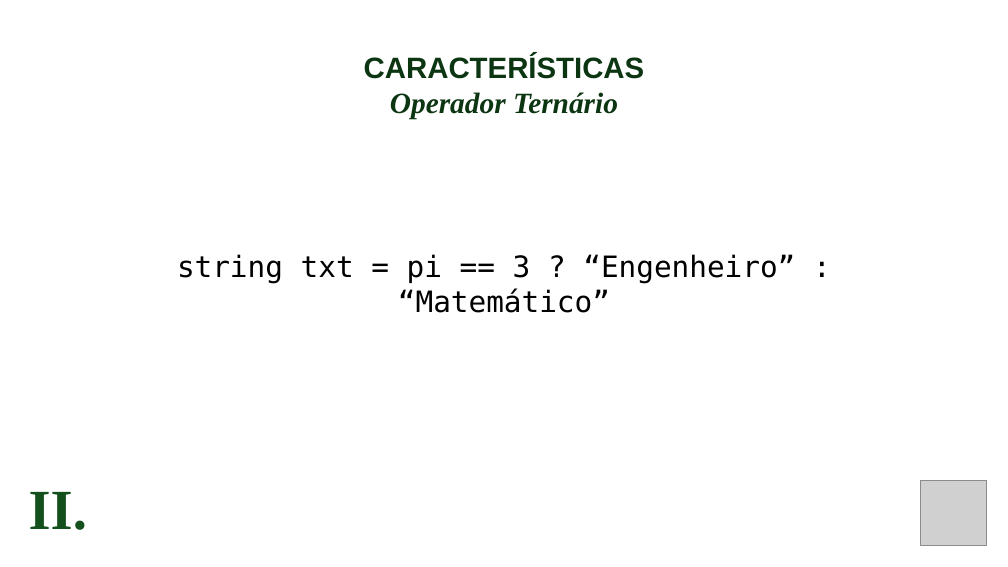
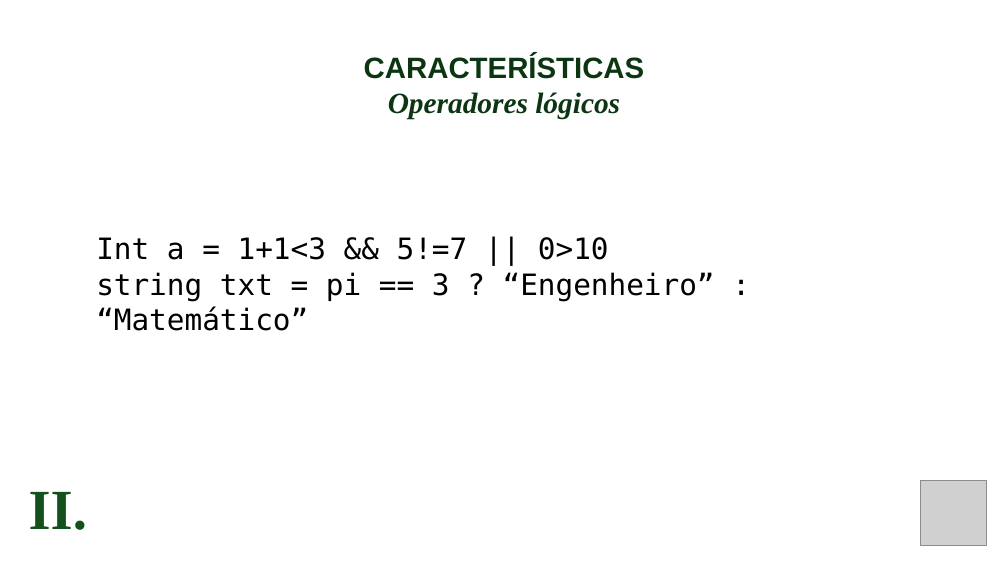
Before and after one commit to FelixLuciano/the-language, a slide deck: slide 7 of slides.pptx. Drawn at 1008x567 pixels with LibreOffice and Linux fonts; fonts in the diff are those of the drawing; grey boxes stand for pictures. Boxes give left, top, right and bottom in pixels: in the first picture for what was removed or moved away, otherwise in the second. Text is boxed around its words. In the diff, an @@ line names an element or a change of style, - is before the commit and + after.

```diff
--- a/slides.pptx
+++ b/slides.pptx
@@ text at (x1=388, y1=92, x2=620, y2=120): text changed @@
-Operador Ternário
+Operadores lógicos
@@ text "Int a = 1+1<3 && ..." moved from (x1=177, y1=254, x2=795, y2=313) to (x1=96, y1=237, x2=715, y2=331) @@
@@ text at (x1=96, y1=237, x2=609, y2=260): paragraph added @@
+Int a = 1+1<3 && 5!=7 || 0>10
@@ text at (x1=96, y1=272, x2=715, y2=331): alignment centre to left @@
```
Also in this commit, not shown: 1 other slide changed, 1 other file.
